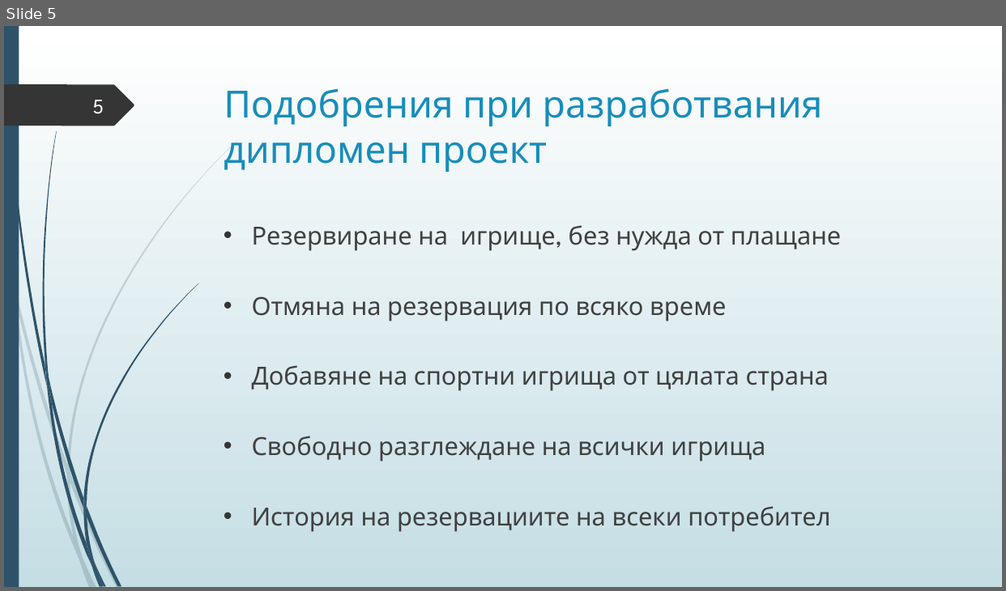
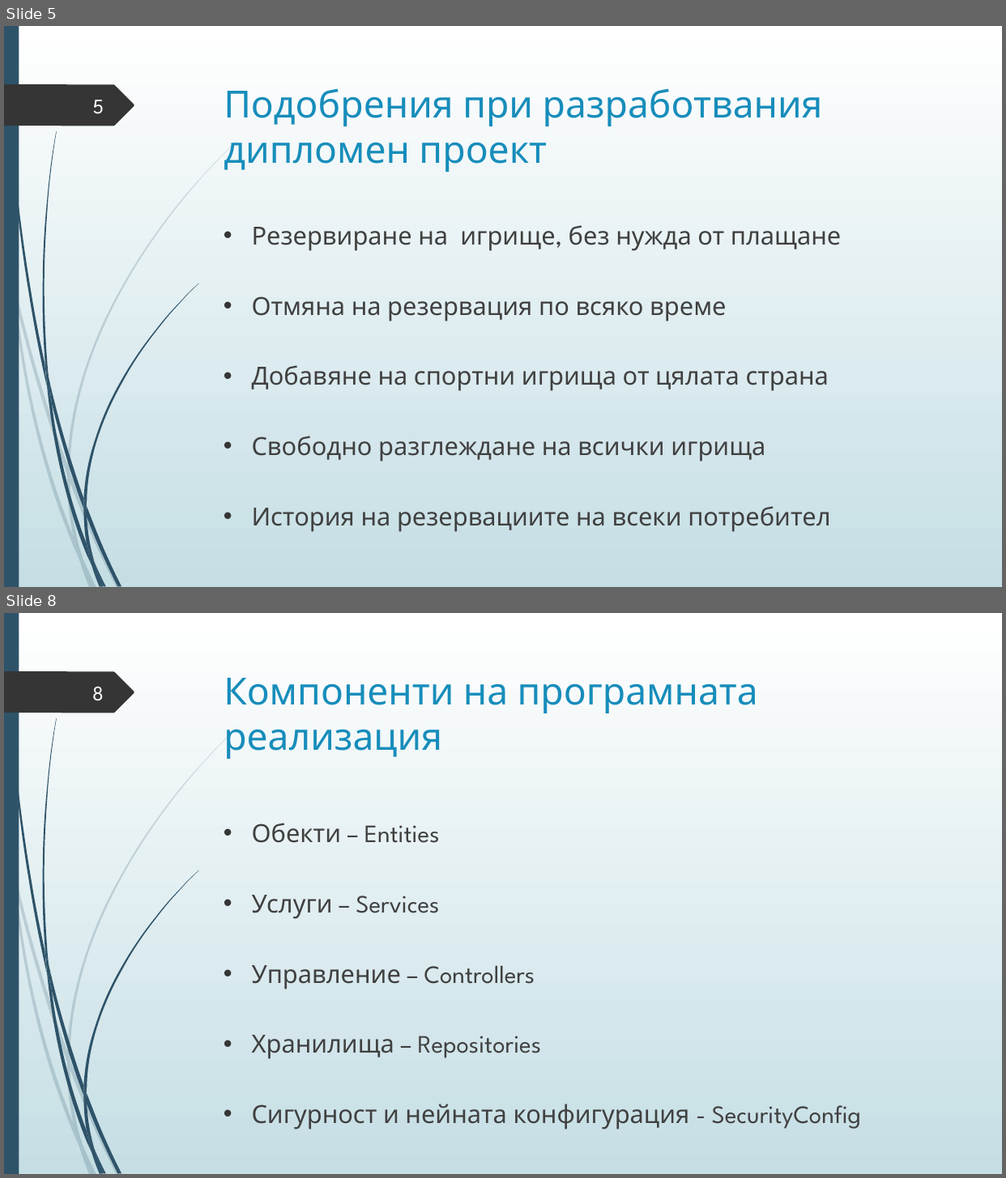
Before and after one commit to Izabel96/PlayingFieldReservations, a slide deck: Дипломна защита.pptx. Shown one above the other, each under a label of ours: slide 5 before the commit, slides 5 and 8 after it; the slides between them are not shown. The pictures are 1006x591 and 1006x1178 pixels, drawn with LibreOffice and Linux fonts; fonts in the diff are those of the drawing. Boxes give left, top, right and bottom in pixels: in the first picture for what was removed or moved away, otherwise in the second. Text is boxed around its words. In the diff, an @@ line names an element or a change of style, - is before the commit and + after.

```diff
--- a/Дипломна защита.pptx
+++ b/Дипломна защита.pptx
@@ slide 8 added at box(4, 613, 1002, 1174), background gradient #FFFFFF to #C5DEE5; not listed: 24 template elements that a slide beside it also shows @@
@@ title added at box(224, 678, 758, 759), 36 pt, text #178DBB @@
+Компоненти на програмната реализация
@@ page number added at box(92, 687, 104, 701), 20 pt, text #FEFFFF @@
+8
@@ text added at box(252, 823, 861, 1130), 24 pt, text #404040 @@
+• Обекти – Entities
+• Услуги – Services
+• Управление – Controllers
+• Хранилища – Repositories
+• Сигурност и нейната конфигурация - SecurityConfig
```
Also in this commit, not shown: 2 other slides added.
